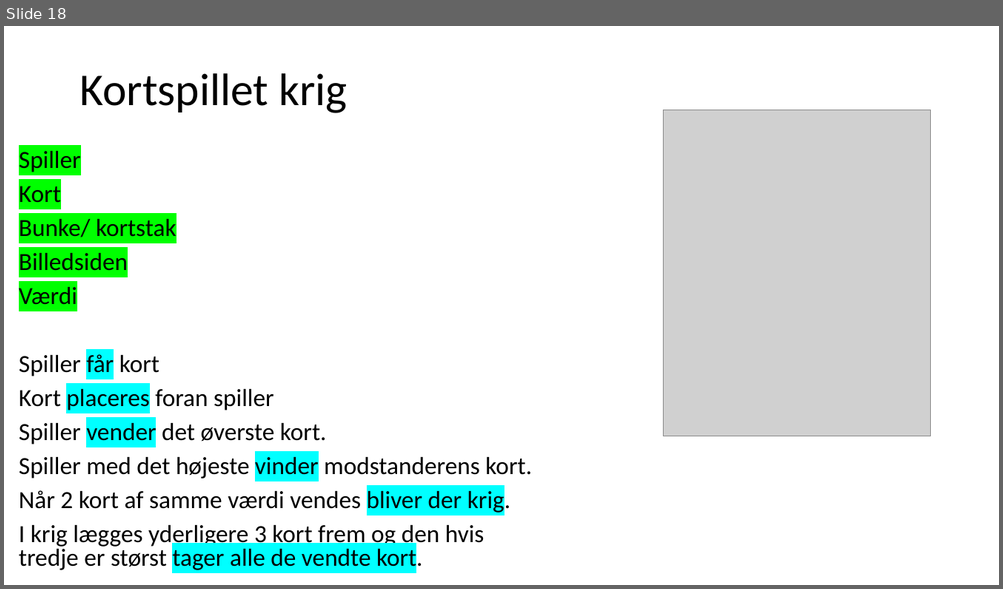
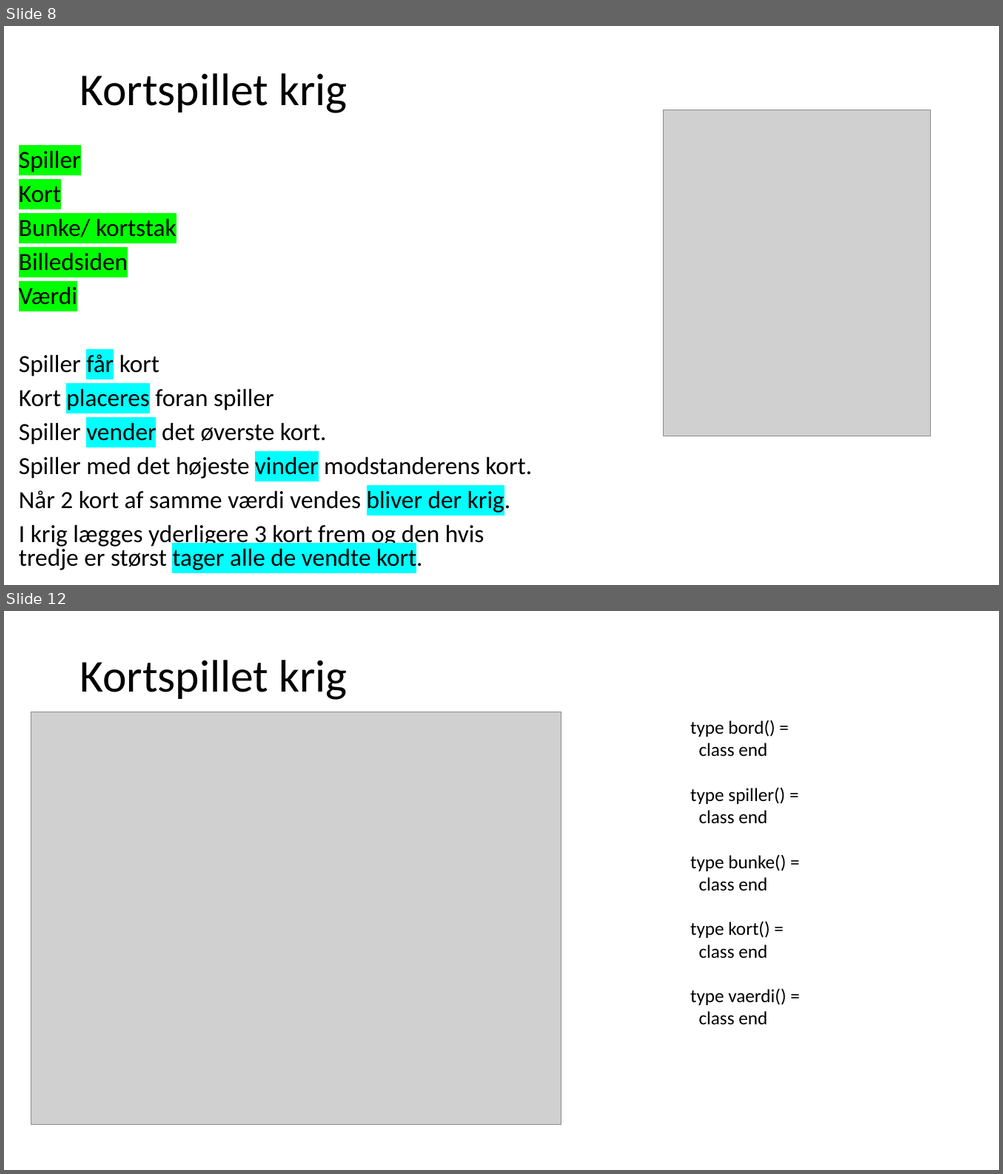
Before and after one commit to fisterloegsovs/pop22, a slide deck: lectures/14.3/lecture.pptx. Shown one above the other, each under a label of ours: slide 18 before the commit, slides 8 and 12 after it; the slides between them are not shown. The pictures are 1003x589 and 1003x1174 pixels, drawn with LibreOffice and Linux fonts; fonts in the diff are those of the drawing; grey boxes stand for pictures. Boxes give left, top, right and bottom in pixels: in the first picture for what was removed or moved away, otherwise in the second. Text is boxed around its words. In the diff, an @@ line names an element or a change of style, - is before the commit and + after.

```diff
--- a/lectures/14.3/lecture.pptx
+++ b/lectures/14.3/lecture.pptx
@@ slide 12 added at (4, 611, 999, 1170), background #FFFFFF @@
@@ title added at (79, 660, 347, 700), 44 pt, text #000000 @@
+Kortspillet krig
@@ picture added at (31, 712, 561, 1125) @@
@@ text added at (690, 720, 785, 1025), 18 pt, text #000000 @@
+type bord() =
+class end
+type spiller() =
+class end
+type bunke() =
+class end
+type kort() =
+class end
+type vaerdi() =
+class end
@@ what was slide 18 is now slide 8 @@
```
Also in this commit, not shown: 3 slides changed, 2 other slides added, 10 slides removed, 2 other files.
